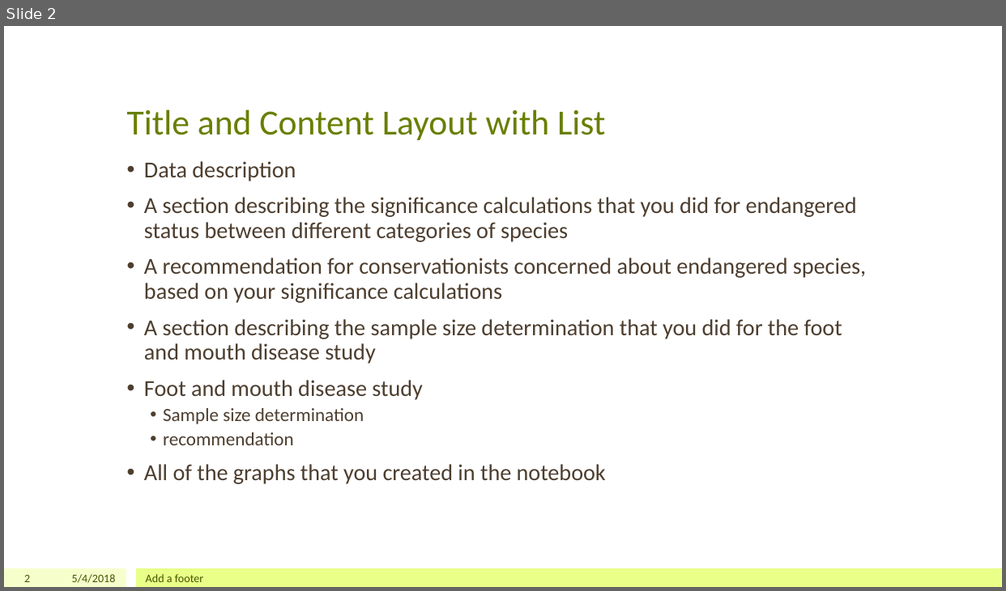
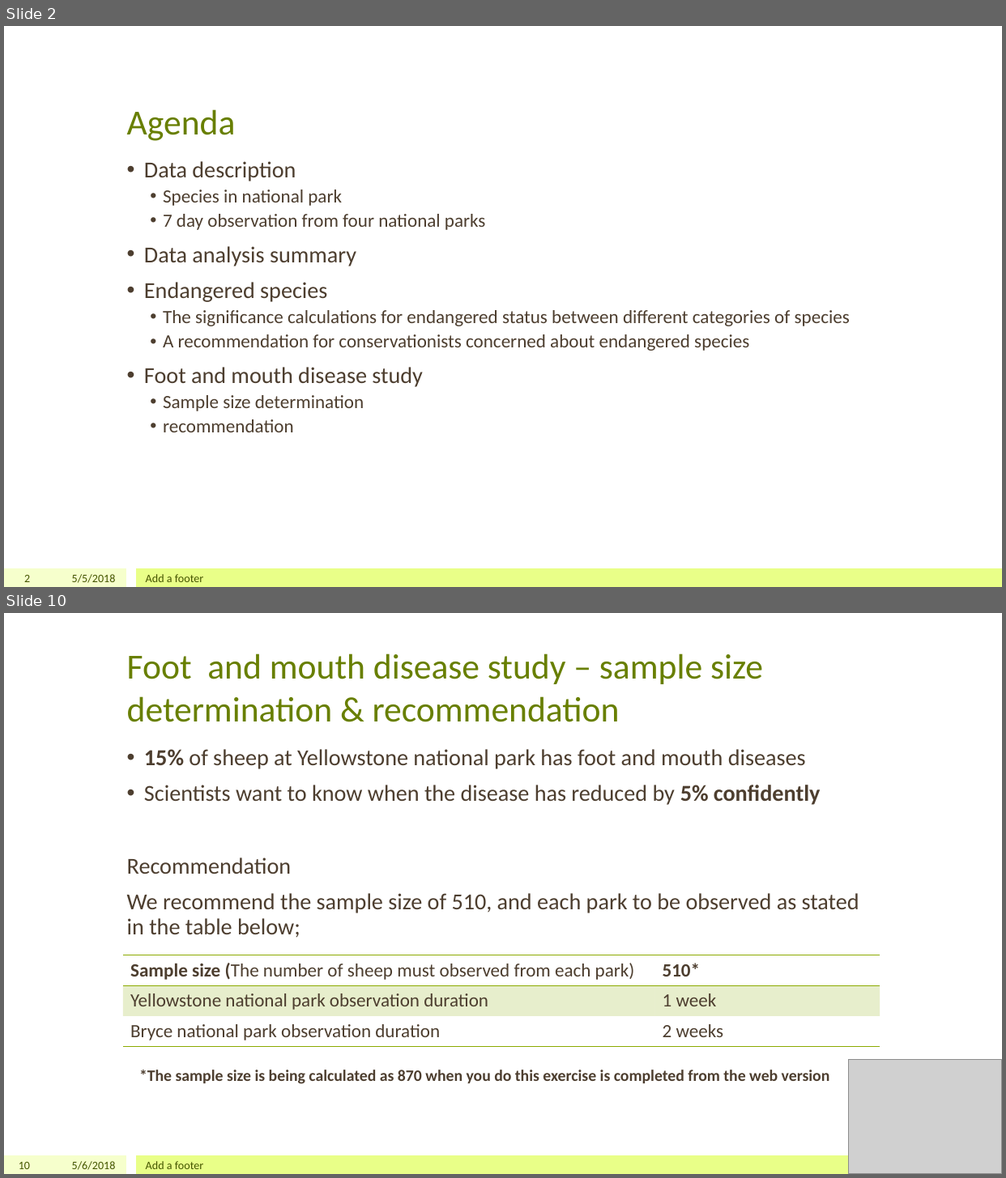
Before and after one commit to iamchristinelee/codeacademy, a slide deck: DataScience/Capstone/biodiversity.pptx. Shown one above the other, each under a label of ours: slide 2 before the commit, slides 2 and 10 after it; the slides between them are not shown. The pictures are 1006x591 and 1006x1178 pixels, drawn with LibreOffice and Linux fonts; fonts in the diff are those of the drawing; grey boxes stand for pictures. Boxes give left, top, right and bottom in pixels: in the first picture for what was removed or moved away, otherwise in the second. Text is boxed around its words. In the diff, an @@ line names an element or a change of style, - is before the commit and + after.

```diff
--- a/DataScience/Capstone/biodiversity.pptx
+++ b/DataScience/Capstone/biodiversity.pptx
@@ slide 10 added at (4, 613, 1002, 1174), background #FFFFFF; not listed: 2 template elements that a slide beside it also shows @@
@@ title added at (127, 653, 763, 722), 34 pt, text #688000 @@
+Foot and mouth disease study – sample size determination & recommendation
@@ text added at (127, 749, 859, 938), 22 pt, text #4D3E2F @@
+• 15% of sheep at Yellowstone national park has foot and mouth diseases
+• Scientists want to know when the disease has reduced by 5% confidently
+Recommendation
+We recommend the sample size of 510, and each park to be observed as stated in the table below;
@@ table added at (123, 956, 880, 1046), 3 rows, 2 columns @@
+Sample size (The number of sheep must observed from each park) | 510*
+Yellowstone national park observation duration | 1 week
+Bryce national park observation duration | 2 weeks
@@ text added at (139, 1070, 830, 1084), 15.4 pt, text #4D3E2F, bold @@
+*The sample size is being calculated as 870 when you do this exercise is completed from the web version
@@ picture added at (849, 1060, 1002, 1174) @@
@@ page number added at (19, 1162, 30, 1169), 11 pt, text #455500 @@
+10
@@ text added at (72, 1161, 116, 1170), 11 pt, text #455500 @@
+5/6/2018
@@ text added at (146, 1161, 203, 1169), 11 pt, text #455500 @@
+Add a footer
@@ slide 2 changed as well @@
@@ title at (127, 109, 236, 141): text changed @@
-Title and Content Layout with List
+Agenda
@@ text at (144, 190, 850, 351): text changed; size 22 to 18 pt @@
-• A section describing the significance calculations that you did for endangered status between different categories of species
-• A recommendation for conservationists concerned about endangered species, based on your significance calculations
-• A section describing the sample size determination that you did for the foot and mouth disease study
+  • Species in national park
+  • 7 day observation from four national parks
+• Data analysis summary
+• Endangered species
+  • The significance calculations for endangered status between different categories of species
+  • A recommendation for conservationists concerned about endangered species
@@ text at (144, 464, 606, 484): paragraph removed @@
-• All of the graphs that you created in the notebook
@@ text at (72, 574, 116, 583): text changed @@
-5/4/2018
+5/5/2018
```
Also in this commit, not shown: 3 other slides changed, 5 other slides added, 10 slides removed, 3 other files.
